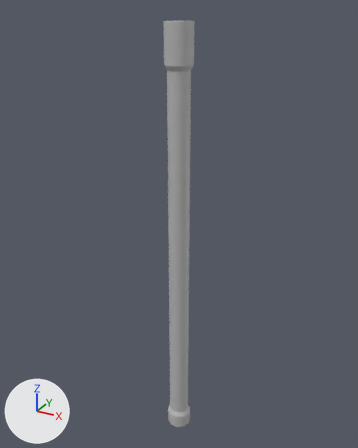
Two versions of the FBX model Assets/Game/Content/Models/Pillar_01.fbx, one commit apart.
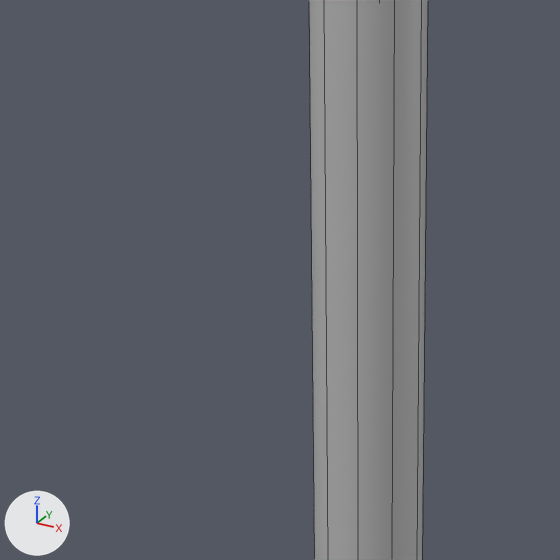
Each version is shown whole from a 50 mm lens placed at (2.96, -5.39, 6.16), pointed at (-0.08, 0.15, 3.39), then close up on the part from 32% to 59% of the width and 56% to 78% of the height. The axes (+X, +Y, +Z) are drawn at lower left. The lights are the same throughout. The close-ups show mesh edges as thin lines. Where no turn or scale is listed for an object, it has been applied to the vertices.

Names of what the first close-up shows: 'Pillar_01'.
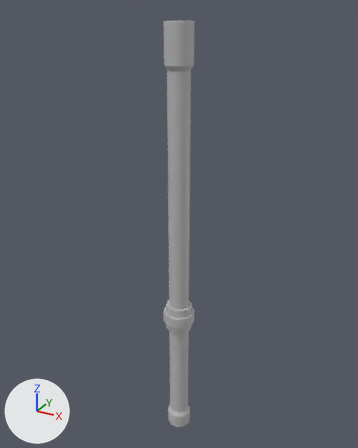
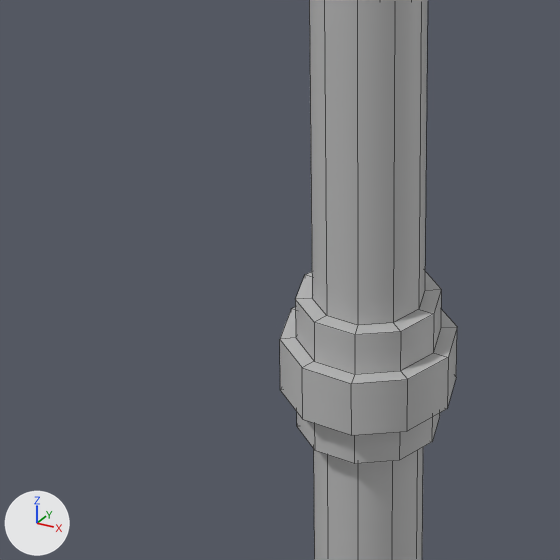
Edits to the scene script, one JSON object a line:
```json
{"block": "me_mesh", "where": "# used by ob_pillar_01; location = (0.0, 0.0, 0.0)"}
{"op": "remove", "block": "me_mesh", "code": "me_mesh.from_pydata(...)  # 62 vertices, 70 faces; spans x -0.18..0.18, y -0.17..0.17, z 0.0..6.0"}
{"op": "add", "block": "me_mesh", "code": "me_mesh.from_pydata(...)  # 142 vertices, 150 faces; spans x -0.23..0.23, y -0.22..0.22, z 0.0..6.0"}
{"block": "me_mesh", "change": "me_mesh part 1"}
{"block": "me_mesh", "change": "10 faces are deleted"}
{"block": "me_mesh", "change": "30 vertices are added at x -0.23..0.23, y -0.22..0.22, z 1.81..2.08"}
{"block": "me_mesh", "change": "10 new vertices lie (0.0, 0.0, -3.27) away from vertices in x -0.14..0.14, y -0.14..0.14, z 5.46"}
{"block": "me_mesh", "change": "10 new vertices lie (0.0, 0.0, 1.54) away from vertices in x -0.14..0.14, y -0.14..0.14, z 0.27"}
{"block": "me_mesh", "change": "20 new vertices lie (0.0, 0.0, 0.11) away from vertices in x -0.19..0.19, y -0.18..0.18, z 1.81..2.08"}
{"block": "me_mesh", "change": "10 new vertices lie (0.0, 0.0, 0.16) away from vertices in x -0.23..0.23, y -0.22..0.22, z 1.92"}
{"block": "me_mesh", "change": "90 new faces join them"}
```

What differs and where, as boxes [x1, y1, x2, y2] in the close-ups (560 x 560 px):
```json
{"object": "Pillar_01", "change": "reshaped", "before": [309, 0, 428, 560], "after": [280, 0, 457, 560]}
```
